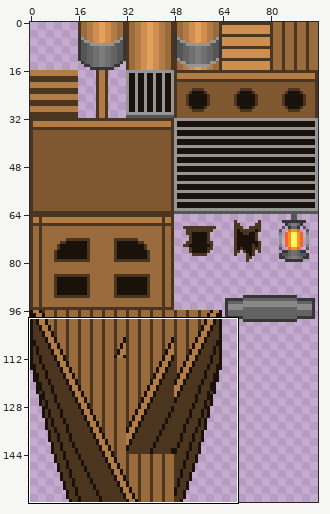
A sprite sheet gets an edit: sprites/tileset/ts_ship.png. The first picture is a wide view before the edit; the outline marks the close-up.
Close-up. First the earlier version:
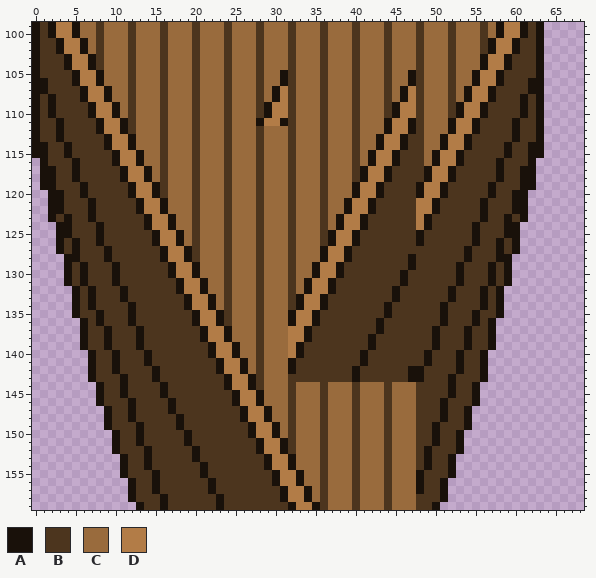
The file is 96x160 pixels. Shown: x 0..68, y 99..159.
Palette (. is transparent): A #19110a  B #4c351e  C #996b3d  D #b27c47
Pixels before (only the part around the change), first column x 0:
102 ABBADDACBCCCBCCCBCCCBCCCBCCCBCCCBCCCBCCCBCCCBCCCBCCCBCCCBADDABBA.....
103 ABBBADDABCCCBCCCBCCCBCCCBCCCBCCCBCCCBCCCBCCCBCCCBCCCBCCCADDABBBA.....
104 ABBBADDABCCCBCCCBCCCBCCCBCCCBCCCBCCCBCCCBCCCBCCCBCCCBCCCADDABBBA.....
105 ABBBBADDACCCBCCCBCCCBCCCBCCCBCCABCCCBCCCBCCCBCCABCCCBCCADDABBBBA.....
106 AABBBADDACCCBCCCBCCCBCCCBCCCBCCABCCCBCCCBCCCBCCABCCCBCCADDABBBAA.....
107 AABBBBADDACCBCCCBCCCBCCCBCCCBCADBCCCBCCCBCCCBCADBCCCBCADDABBBBAA.....
108 ABABBBADDACCBCCCBCCCBCCCBCCCBCADBCCCBCCCBCCCBCADBCCCBCADDABBBABA.....
109 ABABBBBADDACBCCCBCCCBCCCBCCCBADDBCCCBCCCBCCCBADDBCCCBADDABBBBABA.....
110 ABABBBBADDACBCCCBCCCBCCCBCCCBADDBCCCBCCCBCCCBADDBCCCBADDABBBBABA.....
111 ABBABBBBADDABCCCBCCCBCCCBCCCADDABCCCBCCCBCCCADDABCCCADDABBBBABBA.....
112 ABBABBBBADDABCCCBCCCBCCCBCCCBCCCBCCCBCCCBCCCADDABCCCADDABBBBABBA.....
113 ABBABBBBBADDACCCBCCCBCCCBCCCBCCCBCCCBCCCBCCADDABBCCADDABBBBBABBA.....
114 AABBABBBBADDACCCBCCCBCCCBCCCBCCCBCCCBCCCBCCADDABBCCADDABBBBABBAA.....
115 AABBABBBBBADDACCBCCCBCCCBCCCBCCCBCCCBCCCBCADDABBBCADDABBBBBABBAA.....
116 .ABBBABBBBADDACCBCCCBCCCBCCCBCCCBCCCBCCCBCADDABBBCADDABBBBABBBA......
117 .AABBABBBBBADDACBCCCBCCCBCCCBCCCBCCCBCCCBADDABBBBADDABBBBBABBAA......
118 .AABBABBBBBADDACBCCCBCCCBCCCBCCCBCCCBCCCBADDABBBBADDABBBBBABBAA......
119 .AABBBABBBBBADDABCCCBCCCBCCCBCCCBCCCBCCCADDABBBBADDABBBBBABBBAA......
120 ..AABBABBBBBADDABCCCBCCCBCCCBCCCBCCCBCCCADDABBBBADDABBBBBABBAA.......
121 ..AABBBABBBBBADDACCCBCCCBCCCBCCCBCCCBCCADDABBBBBDDABBBBBABBBAA.......
122 ..AABBBABBBBBADDACCCBCCCBCCCBCCCBCCCBCCADDABBBBBDDABBBBBABBBAA.......
123 ..ABABBABBBBBBADDACCBCCCBCCCBCCCBCCCBCADDABBBBBBDABBBBBBABBABA.......
124 ...AABBBABBBBBADDACCBCCCBCCCBCCCBCCCBCADDABBBBBBDABBBBBABBBAA........
125 ...AABBBABBBBBBADDACBCCCBCCCBCCCBCCCBADDABBBBBBBABBBBBBABBBAA........
126 ...ABABBABBBBBBADDACBCCCBCCCBCCCBCCCBADDABBBBBBBABBBBBBABBABA........
127 ...ABABBBABBBBBBADDABCCCBCCCBCCCBCCCADDABBBBBBBBBBBBBBABBBABA........
128 ....AABBBABBBBBBADDABCCCBCCCBCCCBCCCADDABBBBBBBABBBBBBABBBAA.........
129 ....ABABBBABBBBBBADDACCCBCCCBCCCBCCADDABBBBBBBBABBBBBABBBABA.........
130 ....ABABBBABBBBBBADDACCCBCCCBCCCBCCADDABBBBBBBABBBBBBABBBABA.........
131 ....ABABBBABBBBBBBADDACCBCCCBCCCBCADDABBBBBBBBABBBBBBABBBABA.........
132 .....ABABBBABBBBBBADDACCBCCCBCCCBCADDABBBBBBBABBBBBBABBBABA..........
133 .....ABABBBABBBBBBBADDACBCCCBCCCBADDABBBBBBBBABBBBBBABBBABA..........
134 .....ABABBBBABBBBBBADDACBCCCBCCCBADDABBBBBBBABBBBBBABBBBABA..........
135 .....ABBABBBABBBBBBBADDABCCCBCCCADDABBBBBBBBABBBBBBABBBABBA..........
136 ......ABABBBABBBBBBBADDABCCCBCCCADDABBBBBBBABBBBBBBABBBABA...........
137 ......ABBABBBABBBBBBBADDACCCBCCCDDABBBBBBBBABBBBBBABBBABBA...........
138 ......ABBABBBABBBBBBBADDACCCBCCCDDABBBBBBBABBBBBBBABBBABBA...........
139 ......ABBABBBABBBBBBBBADDACCBCCCDABBBBBBBBABBBBBBBABBBABBA...........
140 .......ABBABBBABBBBBBBADDACCBCCCDABBBBBBBABBBBBBBABBBABBA............
141 .......ABBABBBABBBBBBBBADDACBCCCABBBBBBBBABBBBBBBABBBABBA............
142 .......ABBABBBBABBBBBBBADDACBCCCABBBBBBBABBBBBBAABBBBABBA............
143 .......ABBBABBBABBBBBBBBADDABCCCBBBBBBBBABBBBBBAABBBABBBA............
144 ........ABBABBBBABBBBBBBADDABCCCBCCCBCCCBCCCBCCCBBBBABBA.............
145 ........ABBABBBBABBBBBBBBADDACCCBCCCBCCCBCCCBCCCBBBBABBA.............
146 ........ABBBABBBBABBBBBBBADDACCCBCCCBCCCBCCCBCCCBBBABBBA.............
147 .........ABBABBBBABBBBBBBBADDACCBCCCBCCCBCCCBCCCBBBABBA..............
148 .........ABBABBBBBABBBBBBBADDACCBCCCBCCCBCCCBCCCBBBABBA..............
149 .........ABBBABBBBABBBBBBBBADDACBCCCBCCCBCCCBCCCBBABBBA..............
150 ..........ABBABBBBBABBBBBBBADDACBCCCBCCCBCCCBCCCBBABBA...............
151 ..........ABBABBBBBABBBBBBBBADDABCCCBCCCBCCCBCCCBBABBA...............
152 ..........ABBBABBBBBABBBBBBBADDABCCCBCCCBCCCBCCCBABBBA...............
153 ...........ABBABBBBBABBBBBBBBADDACCCBCCCBCCCBCCCBABBA................
154 ...........ABBABBBBBBABBBBBBBADDACCCBCCCBCCCBCCCBABBA................
155 ...........ABBBABBBBBABBBBBBBBADDACCBCCCBCCCBCCCABBBA................
156 ............ABBABBBBBBABBBBBBBADDACCBCCCBCCCBCCCABBA.................
157 ............ABBABBBBBBABBBBBBBBADDACBCCCBCCCBCCCABBA.................
158 ............ABBBABBBBBBABBBBBBBADDACBCCCBCCCBCCCBBBA.................
159 .............ABBABBBBBBABBBBBBBBADDABCCCBCCCBCCCBBA..................
And afterwards:
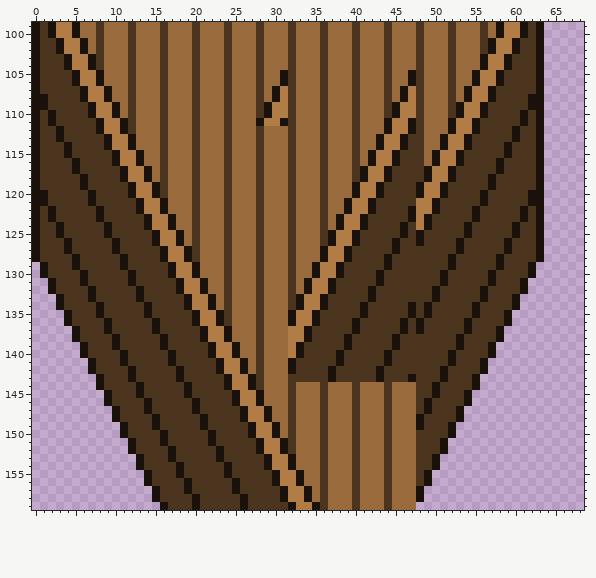
Edits made:
y 106..107: x 1 A -> B; x 62 A -> B
y 108..109: x 1..2 BA -> AB; x 61..62 AB -> BA
y 111: x 2..3 BA -> AB; x 60..61 AB -> BA
y 114..115: x 1 A -> B; x 62 A -> B
y 116: x 0..1 .A -> AB; x 62..63 A. -> BA
y 117: x 0..2 .AA -> ABB; x 61..63 AA. -> BBA
y 118: x 0..2 .AA -> ABB; x 5..6 AB -> BA; x 57..58 BA -> AB; x 61..63 AA. -> BBA
y 119: x 0..2 .AA -> ABB; x 61..63 AA. -> BBA
y 120: x 0..3 ..AA -> AABB; x 6..7 AB -> BA; x 56..57 BA -> AB; x 60..63 AA.. -> BBAA
y 121: x 0..3 ..AA -> AABB; x 60..63 AA.. -> BBAA
y 122: x 0..1 .. -> AB; x 3 A -> B; x 7..8 AB -> BA; x 47 B -> A; x 55..56 BA -> AB; x 60 A -> B; x 62..63 .. -> BA
y 123: x 0..1 .. -> AB; x 4 A -> B; x 7..8 AB -> BA; x 47 B -> A; x 55..56 BA -> AB; x 59 A -> B; x 62..63 .. -> BA
y 124..125: x 0..2 ... -> ABB; x 4 A -> B; x 8..9 AB -> BA; x 46 B -> A; x 54..55 BA -> AB; x 59 A -> B; x 61..63 ... -> BBA
y 126: x 0..5 ...ABA -> ABBBAB; x 8 A -> B; x 10 B -> A; x 45 B -> A; x 53 B -> A; x 55 A -> B; x 58..63 ABA... -> BABBBA
y 127: x 0..5 ...ABA -> ABBBAB; x 9..10 AB -> BA; x 45 B -> A; x 53..54 BA -> AB; x 58..63 ABA... -> BABBBA
y 128: x 0..4 ....A -> ABBBB; x 9 A -> B; x 11 B -> A; x 44 B -> A; x 47 A -> B; x 52 B -> A; x 54 A -> B; x 59..63 A.... -> BBBBA
y 129: x 1..6 ...ABA -> ABBBAB; x 10..11 AB -> BA; x 44 B -> A; x 47 A -> B; x 52..53 BA -> AB; x 57..62 ABA... -> BABBBA
y 130: x 1..4 ...A -> ABBB; x 10 A -> B; x 12 B -> A; x 43 B -> A; x 46 A -> B; x 51 B -> A; x 53 A -> B; x 59..62 A... -> BBBA
y 131: x 2..4 ..A -> ABB; x 10 A -> B; x 12 B -> A; x 43 B -> A; x 46 A -> B; x 51 B -> A; x 53 A -> B; x 59..61 A.. -> BBA
y 132: x 2..5 ...A -> ABBB; x 11 A -> B; x 13 B -> A; x 42 B -> A; x 45 A -> B; x 50 B -> A; x 52 A -> B; x 58..61 A... -> BBBA
y 133: x 3..5 ..A -> ABB; x 11 A -> B; x 13 B -> A; x 42 B -> A; x 45 A -> B; x 50 B -> A; x 52 A -> B; x 58..60 A.. -> BBA
y 134: x 3..5 ..A -> ABB; x 7..8 AB -> BA; x 12 A -> B; x 14 B -> A; x 41 B -> A; x 44 A -> B; x 47 B -> A; x 49 B -> A; x 51 A -> B; x 55..56 BA -> AB; x 58..60 A.. -> BBA
y 135: x 4..5 .A -> AB; x 12 A -> B; x 14 B -> A; x 41 B -> A; x 44 A -> B; x 47 B -> A; x 49 B -> A; x 51 A -> B; x 58..59 A. -> BA
y 136: x 4..6 ..A -> ABB; x 8..9 AB -> BA; x 12 A -> B; x 15 B -> A; x 40 B -> A; x 43 A -> B; x 46 B -> A; x 48 B -> A; x 51 A -> B; x 54..55 BA -> AB; x 57..59 A.. -> BBA
y 137: x 5..6 .A -> AB; x 13 A -> B; x 15 B -> A; x 40 B -> A; x 43 A -> B; x 46 B -> A; x 48 B -> A; x 50 A -> B; x 57..58 A. -> BA
y 138: x 5..6 .A -> AB; x 9..10 AB -> BA; x 13 A -> B; x 16 B -> A; x 39 B -> A; x 42 A -> B; x 45 B -> A; x 50 A -> B; x 53..54 BA -> AB; x 57..58 A. -> BA
y 139: x 9..10 AB -> BA; x 13 A -> B; x 16 B -> A; x 39 B -> A; x 42 A -> B; x 45 B -> A; x 50 A -> B; x 53..54 BA -> AB
y 140: x 6..7 .A -> AB; x 10..11 AB -> BA; x 14 A -> B; x 17 B -> A; x 38 B -> A; x 41 A -> B; x 44 B -> A; x 49 A -> B; x 52..53 BA -> AB; x 56..57 A. -> BA
y 141: x 10..11 AB -> BA; x 14 A -> B; x 17 B -> A; x 38 B -> A; x 41 A -> B; x 44 B -> A; x 49 A -> B; x 52..53 BA -> AB
y 142: x 10 A -> B; x 12 B -> A; x 15 A -> B; x 18 B -> A; x 37 B -> A; x 40 A -> B; x 43 B -> A; x 47..48 AA -> BB; x 51 B -> A; x 53 A -> B
y 143: x 7..8 AB -> .A; x 11..12 AB -> BA; x 15 A -> B; x 18 B -> A; x 37 B -> A; x 40 A -> B; x 43 B -> A; x 48 A -> B; x 51..52 BA -> AB; x 55..56 BA -> A.
y 144: x 11 A -> B; x 13 B -> A; x 16 A -> B; x 19 B -> A; x 50 B -> A; x 52 A -> B
y 145: x 8..9 AB -> .A; x 11 A -> B; x 13 B -> A; x 16 A -> B; x 19 B -> A; x 50 B -> A; x 52 A -> B; x 54..55 BA -> A.
y 146: x 8..9 AB -> .A; x 12 A -> B; x 14 B -> A; x 17 A -> B; x 20 B -> A; x 49 B -> A; x 51 A -> B; x 54..55 BA -> A.
y 147: x 9..10 AB -> .A; x 12 A -> B; x 14 B -> A; x 17 A -> B; x 20 B -> A; x 49 B -> A; x 51 A -> B; x 53..54 BA -> A.
y 148: x 9..10 AB -> .A; x 12 A -> B; x 15 B -> A; x 18 A -> B; x 21 B -> A; x 48 B -> A; x 51 A -> B; x 53..54 BA -> A.
y 149: x 9..11 ABB -> ..A; x 13 A -> B; x 15 B -> A; x 18 A -> B; x 21 B -> A; x 48 B -> A; x 50 A -> B; x 52..54 BBA -> A..
y 150: x 10..11 AB -> .A; x 13 A -> B; x 16 B -> A; x 19 A -> B; x 22 B -> A; x 50 A -> B; x 52..53 BA -> A.
y 151: x 10..13 ABBA -> ..AB; x 16 B -> A; x 19 A -> B; x 22 B -> A; x 50..53 ABBA -> BA..
y 152: x 10..12 ABB -> ..A; x 14 A -> B; x 17 B -> A; x 20 A -> B; x 23 B -> A; x 49 A -> B; x 51..53 BBA -> A..
y 153: x 11..14 ABBA -> ..AB; x 17 B -> A; x 20 A -> B; x 23 B -> A; x 49..52 ABBA -> BA..
y 154: x 11..14 ABBA -> ..AB; x 18 B -> A; x 21 A -> B; x 24 B -> A; x 49..52 ABBA -> BA..
y 155: x 11..15 ABBBA -> ...AB; x 18 B -> A; x 21 A -> B; x 24 B -> A; x 48..52 ABBBA -> BA...
y 156: x 12..15 ABBA -> ..AB; x 19 B -> A; x 22 A -> B; x 25 B -> A; x 48..51 ABBA -> BA..
y 157: x 12..14 ABB -> ...; x 19 B -> A; x 22 A -> B; x 25 B -> A; x 49..51 BBA -> ...
y 158: x 12..16 ABBBA -> ...AB; x 20 B -> A; x 23 A -> B; x 26 B -> A; x 48..51 BBBA -> A...
y 159: x 13..15 ABB -> ...; x 20 B -> A; x 23 A -> B; x 26 B -> A; x 48..50 BBA -> ...
Pixel boxes of the changes (left, top, right, bottom) in both close-ups:
changed: (32, 78, 248, 510)
changed: (328, 78, 544, 510)
